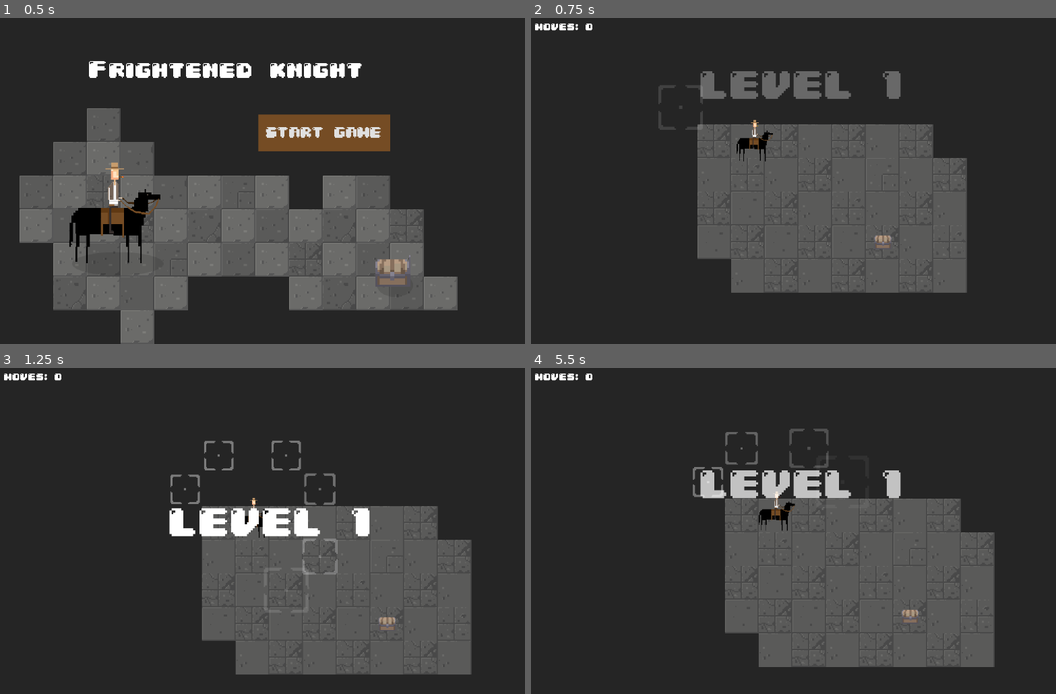
Above: before the commit, frames 1-4 (two rows, left to right).
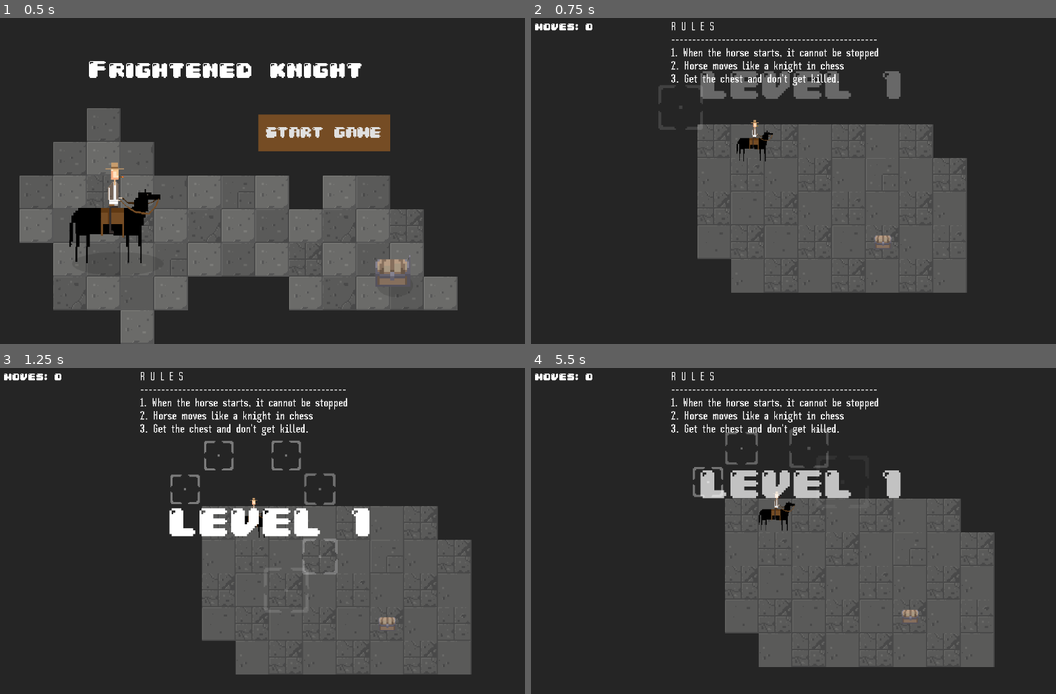
Above: after the commit, the same moments.

Repository: jhysek/gmtk202
Game: Godot game, scene res://Menu.tscn
Same seed, same stepped clock (60 frames per second), same inputs: the game is played once before the commit and once after it.
Inputs (mouse positions are in pixels of both pictures, inside the frame that each line leads up to):
- Up to frame 1 (0.5 s): no input
- Up to frame 2 (0.75 s): click "START GAME" at 0.5 s
- Up to frame 3 (1.25 s): no input
- Up to frame 4 (5.5 s): move the mouse to (714, 488) at 1.27 s; hold D 1.28-2.03 s; tap Q at 1.35, 4.35 s; click (714, 488) at 1.42 s; move the mouse to (751, 459) at 2.02 s; hold S 2.03-2.78 s; tap E at 2.1 s; click (751, 459) at 2.17 s; move the mouse to (819, 459) at 2.77 s; hold D 2.78-3.53 s; tap R at 2.85 s; click (819, 459) at 2.92 s; tap Enter at 3.5 s; move the mouse to (851, 491) at 3.52 s; hold W 3.53-4.28 s; tap F at 3.6 s; click (851, 491) at 3.67 s; tap Space at 4.25 s; move the mouse to (851, 560) at 4.27 s; hold A 4.28-5 s; click (851, 560) at 4.42 s; click "Try again" at 5 s

Frame 1 is identical in both runs. In frame 2, 1.0% of the frame differs, in the area x 26-67%, y 1-21%; in frame 3, 1.0%; in frame 4, 1.0%.

Commit message:
Tutorial

Diff:
--- a/Finished.tscn
+++ b/Finished.tscn
@@ -114,6 +114,7 @@
 position = Vector2( -51.6143, 14.3864 )
 scale = Vector2( 0.5, 0.5 )
 frames = SubResource( 6 )
+frame = 3
 playing = true
 
 [node name="Sprite2" type="Sprite" parent="Horse"]
--- a/Game.gd
+++ b/Game.gd
@@ -19,6 +19,11 @@
 	$CanvasLayer/UI/Label.get_font("font").font_data.antialiased = false
 	$CanvasLayer/UI/Label.get_font("font").use_filter = true
 	$CanvasLayer/UI/Label.get_font("font").use_filter = false
+
+	if $CanvasLayer.has_node("Label"):
+		$CanvasLayer/Label.get_font("font").font_data.antialiased = false
+		$CanvasLayer/Label.get_font("font").use_filter = true
+		$CanvasLayer/Label.get_font("font").use_filter = false
 
 	$CanvasLayer/UI/LevelNumber.text = "LEVEL " + str(LevelSwitcher.current_level + 1)
 	$CanvasLayer/AnimationPlayer.play("LevelStart")
@@ -59,6 +64,9 @@
 
 	indicator.select()
 	selected_indicator = indicator
+
+	if $CanvasLayer.has_node("Label"):
+		$CanvasLayer/Label.hide()
 
 	var line = $Player/SelectedLine
 	line.get_node("AnimationPlayer").play("FadeIn")
--- a/Levels/Level01.tscn
+++ b/Levels/Level01.tscn
@@ -1,12 +1,13 @@
-[gd_scene load_steps=14 format=2]
+[gd_scene load_steps=16 format=2]
 
 [ext_resource path="res://assets/Dungeon_Tileset.png" type="Texture" id=1]
 [ext_resource path="res://assets/music/bgm_action_1.ogg" type="AudioStream" id=2]
 [ext_resource path="res://Components/Player/Player.tscn" type="PackedScene" id=3]
 [ext_resource path="res://Game.gd" type="Script" id=4]
 [ext_resource path="res://Camera2D.gd" type="Script" id=5]
-[ext_resource path="res://Components/UI/CanvasLayer.tscn" type="PackedScene" id=6]
+[ext_resource path="res://assets/SHPinscher-Regular.otf" type="DynamicFontData" id=6]
 [ext_resource path="res://Components/Indicator/Indicator.tscn" type="PackedScene" id=7]
+[ext_resource path="res://Components/UI/CanvasLayer.tscn" type="PackedScene" id=8]
 [ext_resource path="res://assets/dungeon tileset calciumtrice.png" type="Texture" id=12]
 
 [sub_resource type="ConvexPolygonShape2D" id=1]
@@ -145,6 +146,10 @@
 } ]
 6/z_index = 0
 
+[sub_resource type="DynamicFont" id=6]
+size = 30
+font_data = ExtResource( 6 )
+
 [node name="Game" type="Node2D"]
 script = ExtResource( 4 )
 
@@ -202,7 +207,26 @@
 [node name="Music" type="AudioStreamPlayer" parent="."]
 stream = ExtResource( 2 )
 
-[node name="CanvasLayer" parent="." instance=ExtResource( 6 )]
+[node name="CanvasLayer" parent="." instance=ExtResource( 8 )]
+
+[node name="Label" type="Label" parent="CanvasLayer"]
+anchor_left = 0.5
+anchor_right = 0.5
+margin_left = -273.626
+margin_top = 26.2603
+margin_right = 268.374
+margin_bottom = 101.26
+size_flags_vertical = 7
+custom_fonts/font = SubResource( 6 )
+custom_constants/line_spacing = -6
+text = "R U L E S
+-------------------------------------------------
+1. When the horse starts, it cannot be stopped
+2. Horse moves like a knight in chess
+3. Get the chest and don't get killed."
+__meta__ = {
+"_edit_use_anchors_": false
+}
 
 [node name="Start" type="Position2D" parent="."]
 position = Vector2( 282.816, 282.442 )
